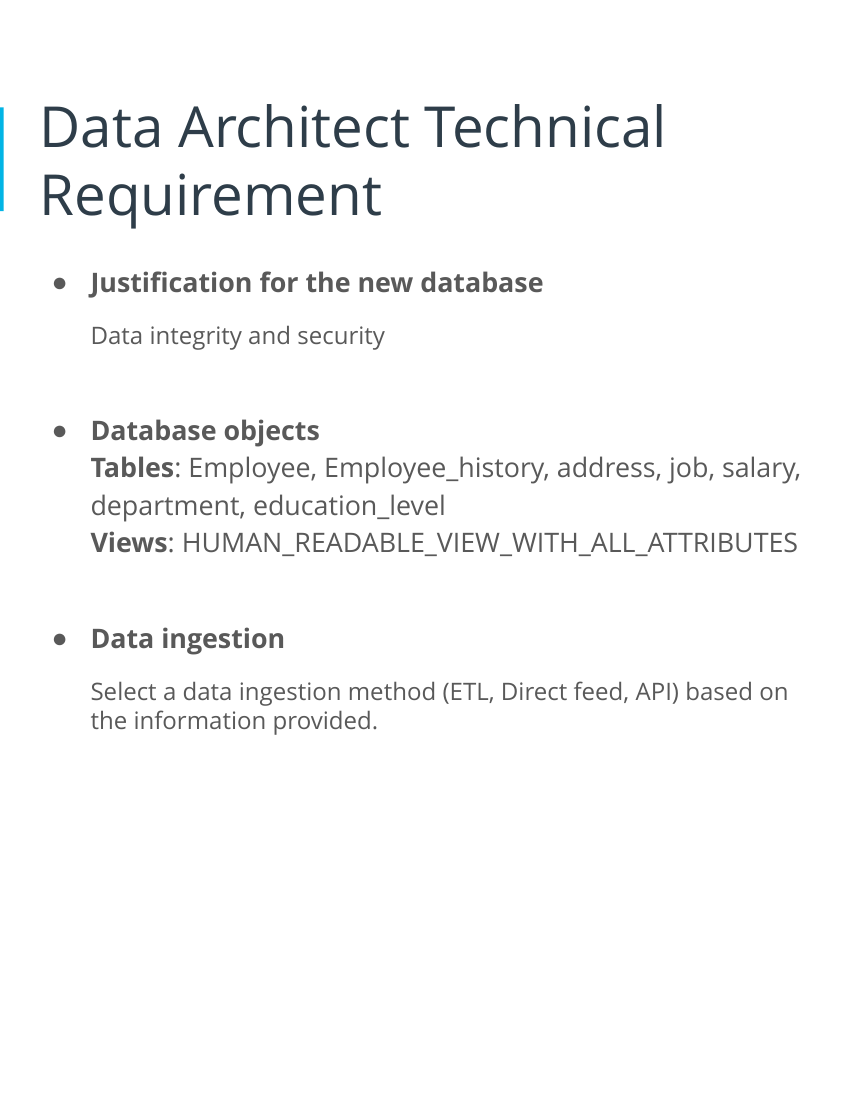
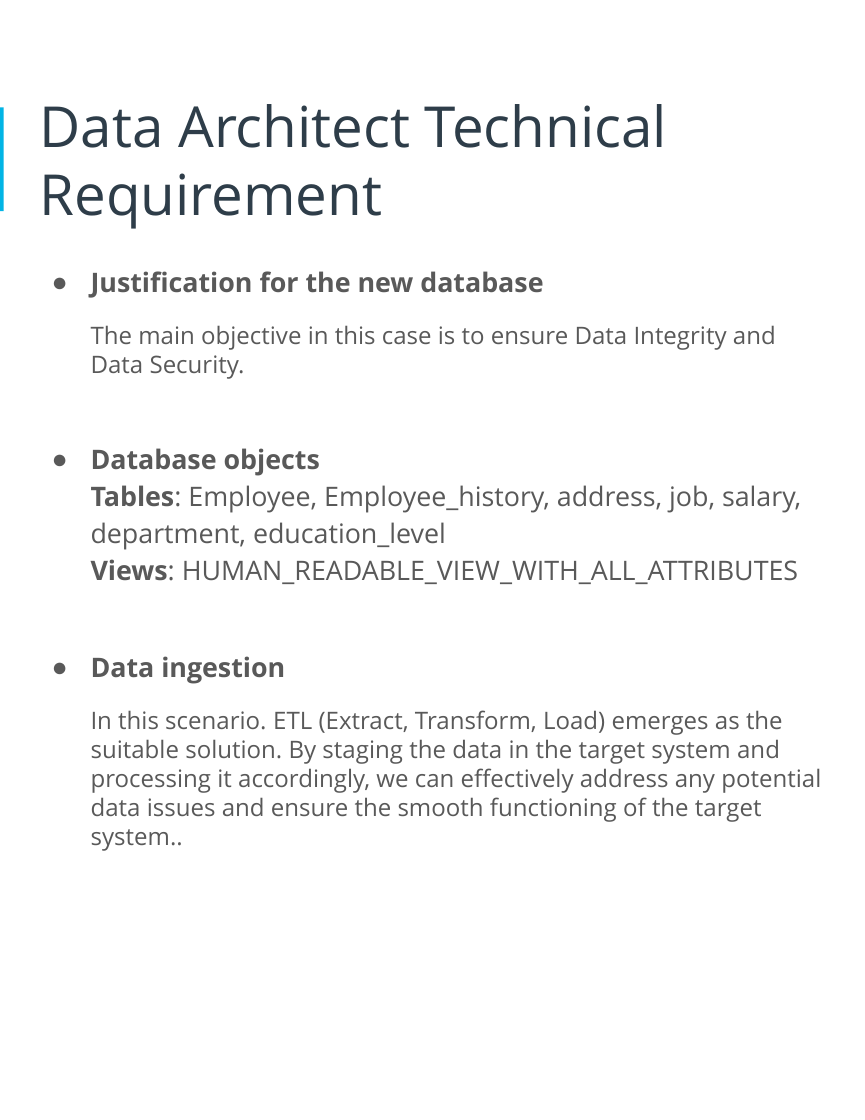
Before and after one commit to jabbala/data-architect-expert, a slide deck: slide 7 of project_1_tech_abc_hr_management/Project_report.pptx. Drawn at 865x1120 pixels with LibreOffice and Linux fonts; fonts in the diff are those of the drawing. Boxes give left, top, right and bottom in pixels: in the first picture for what was removed or moved away, otherwise in the second. Text is boxed around its words. In the diff, an @@ line names an element or a change of style, - is before the commit and + after.

```diff
--- a/project_1_tech_abc_hr_management/Project_report.pptx
+++ b/project_1_tech_abc_hr_management/Project_report.pptx
@@ text at box(91, 325, 776, 379): text changed @@
-Data integrity and security
+The main objective in this case is to ensure Data Integrity and Data Security.
@@ text at box(91, 710, 821, 851): text changed @@
-Select a data ingestion method (ETL, Direct feed, API) based on the information provided.
+In this scenario. ETL (Extract, Transform, Load) emerges as the suitable solution. By staging the data in the target system and processing it accordingly, we can effectively address any potential data issues and ensure the smooth functioning of the target system..
```
Also in this commit, not shown: 1 other slide changed.
